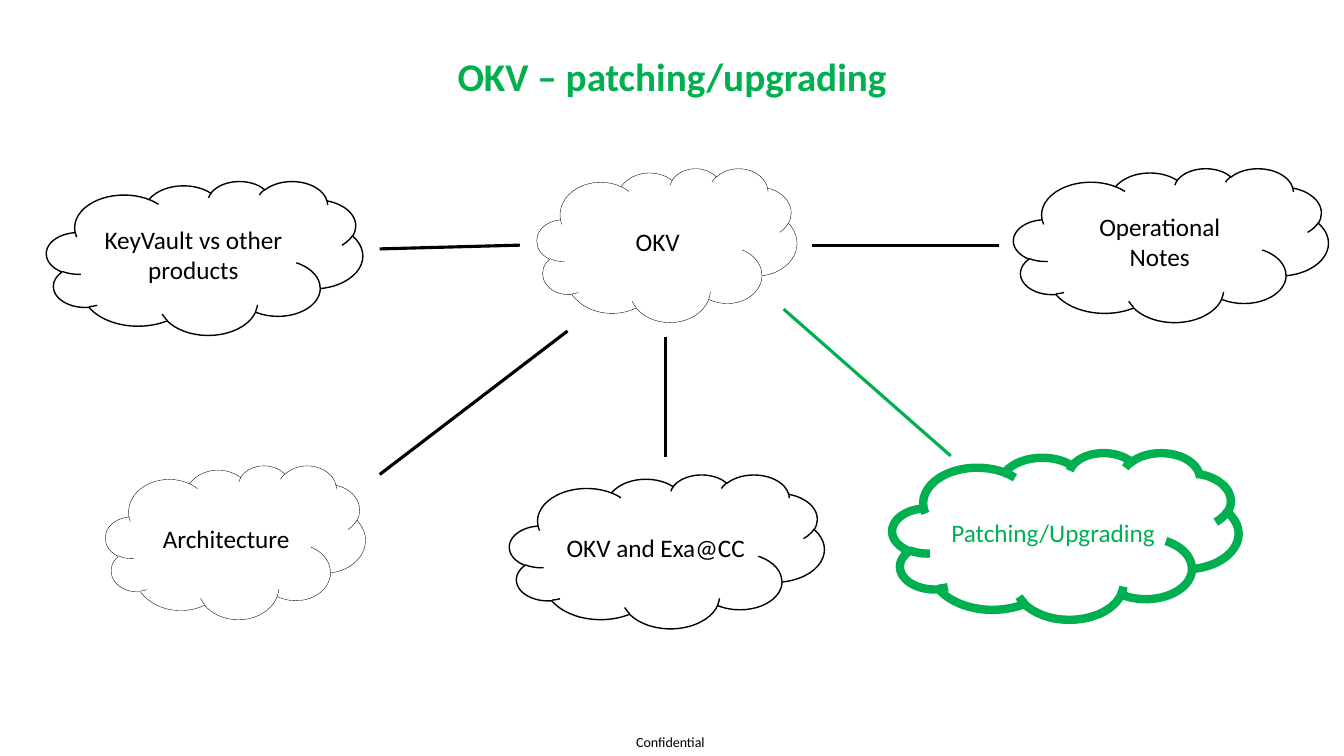
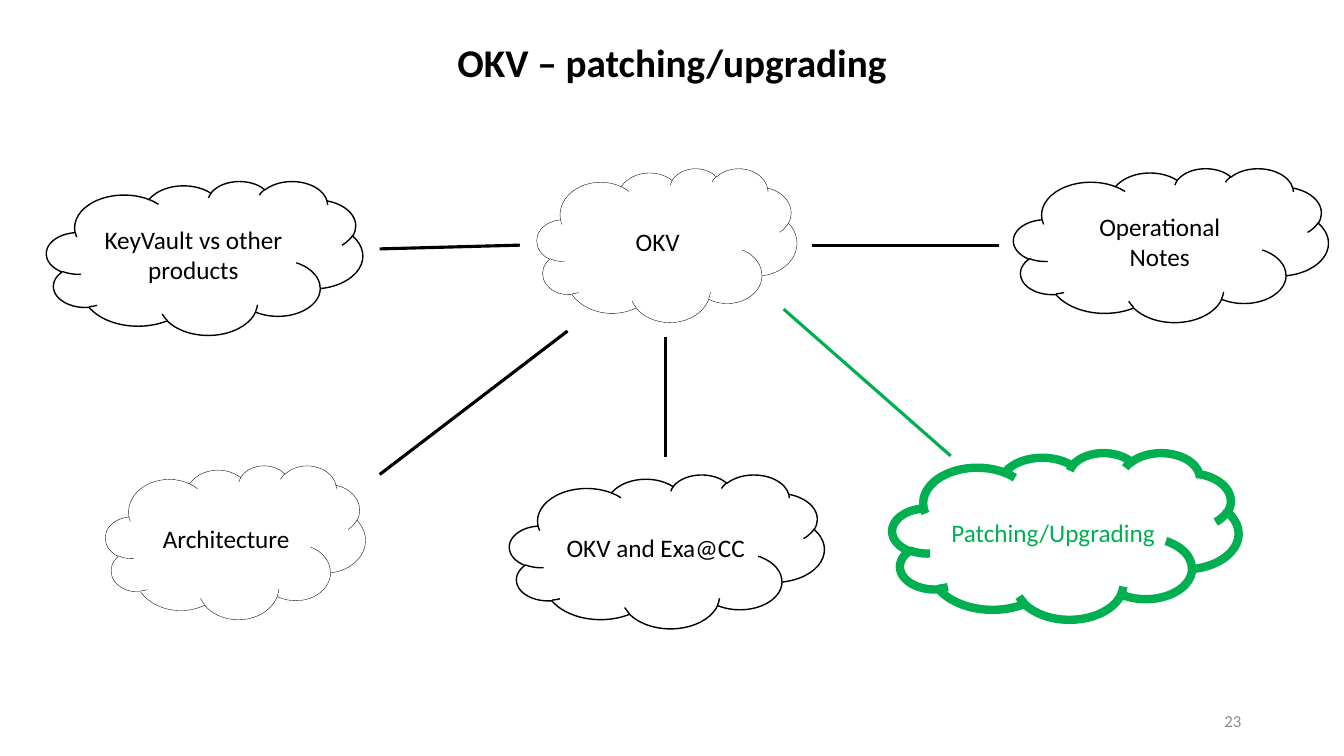
Before and after one commit to zizu1985/DOAG_OKV_EXACC, a slide deck: slide 23 of Oracle_Key_Vault_Overview.pptx. Drawn at 1344x756 pixels with LibreOffice and Linux fonts; fonts in the diff are those of the drawing; background and template pictures are left out. Boxes give left, top, right and bottom in pixels: in the first picture for what was removed or moved away, otherwise in the second. Text is boxed around its words. In the diff, an @@ line names an element or a change of style, - is before the commit and + after.

```diff
--- a/Oracle_Key_Vault_Overview.pptx
+++ b/Oracle_Key_Vault_Overview.pptx
@@ text "OKV – patching/upgrading": place and size @@
-text "OKV – patching/upgrading" at (458, 63, 887, 98)
+text "OKV – patching/upgrading" at (457, 49, 887, 84)
@@ text "OKV – patching/upgrading" at (457, 49, 887, 84): text colour #00B050 to #000000; vertical alignment middle to bottom @@
@@ page number added at (1224, 716, 1241, 727), 12 pt, text #8C8C8C @@
+23
@@ text removed at (636, 737, 705, 747) @@
-Confidential
```
Also in this commit, not shown: 6 other slides changed.
